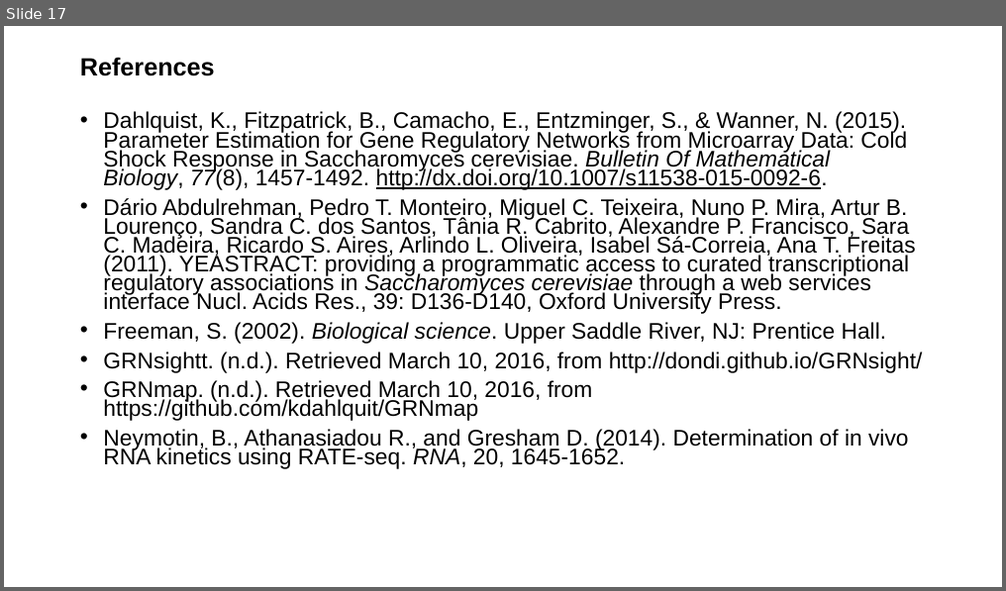
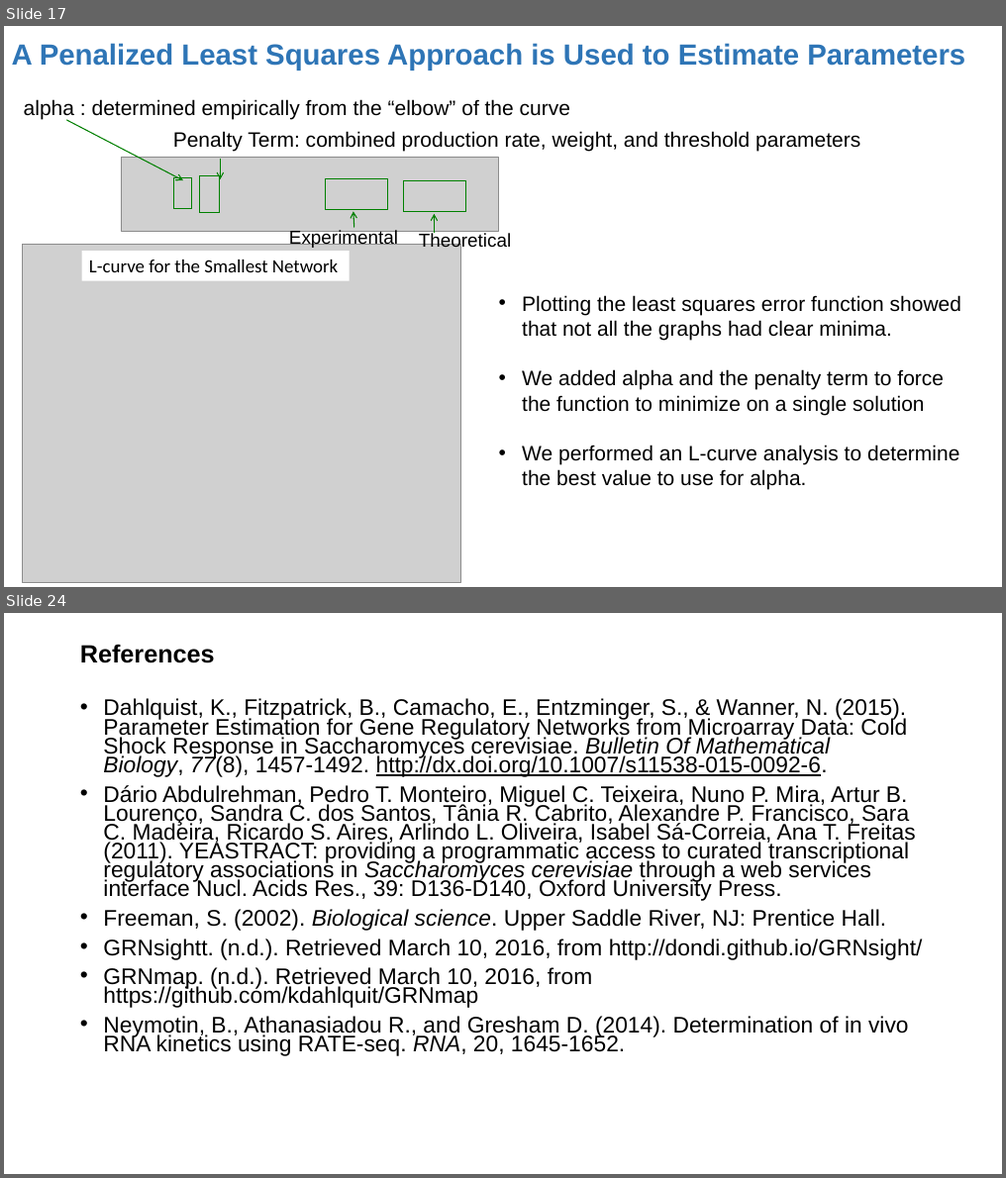
Before and after one commit to kdahlquist/GRNmap, a slide deck: documents/presentations/LMUURS17_NEW.pptx. Shown one above the other, each under a label of ours: slide 17 before the commit, slides 17 and 24 after it; the slides between them are not shown. The pictures are 1006x591 and 1006x1178 pixels, drawn with LibreOffice and Linux fonts; fonts in the diff are those of the drawing; grey boxes stand for pictures. Boxes give left, top, right and bottom in pixels: in the first picture for what was removed or moved away, otherwise in the second. Text is boxed around its words. In the diff, an @@ line names an element or a change of style, - is before the commit and + after.

```diff
--- a/documents/presentations/LMUURS17_NEW.pptx
+++ b/documents/presentations/LMUURS17_NEW.pptx
@@ slide 17 added at (4,26,1002,587), background #FFFFFF @@
@@ title added at (12,43,965,71), 28 pt, text #2E75B6, bold @@
+A Penalized Least Squares Approach is Used to Estimate Parameters
@@ text added at (24,99,570,119), 20 pt, text #000000 @@
+alpha : determined empirically from the “elbow” of the curve
@@ arrow added from (67, 120) to (183, 180), #008000 1 pt @@
@@ text added at (173,131,860,152), 20 pt, text #000000 @@
+Penalty Term: combined production rate, weight, and threshold parameters
@@ picture added at (121,157,498,232) @@
@@ arrow added from (221, 159) to (221, 179), #008000 1 pt @@
@@ rectangle added at (173,177,191,209), outline #008000 0.5 pt @@
@@ rectangle added at (199,175,219,212), outline #008000 0.5 pt @@
@@ rectangle added at (325,178,387,210), outline #008000 0.5 pt @@
@@ rectangle added at (403,181,465,212), outline #008000 0.5 pt @@
@@ text added at (289,230,398,248), 18 pt, text #000000 @@
+Experimental
@@ arrow added from (354, 227) to (353, 212), #008000 1 pt @@
@@ text added at (419,233,511,252), 18 pt, text #000000 @@
+Theoretical
@@ arrow added from (435, 233) to (435, 214), #008000 1 pt @@
@@ picture added at (22,244,460,583) @@
@@ rectangle added at (82,252,350,281), fill #FFFFFF, 18 pt, text #000000 @@
+L-curve for the Smallest Network
@@ text added at (522,295,961,490), 20 pt, text #000000 @@
+• Plotting the least squares error function showed that not all the graphs had clear minima.
+• We added alpha and the penalty term to force the function to minimize on a single solution
+• We performed an L-curve analysis to determine the best value to use for alpha.
@@ what was slide 17 is now slide 24 @@
```
Also in this commit, not shown: 15 slides changed, 7 other slides added, 1 slide removed.
